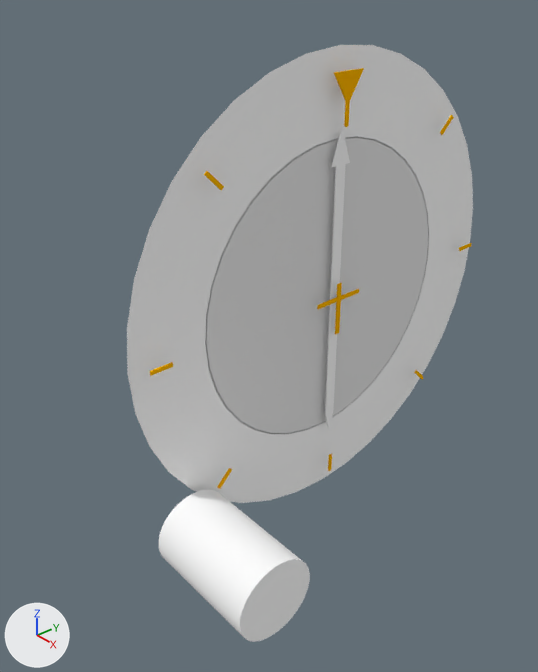
Before and after pictures for a commit that changed the Blender file dev/blender/instruments/ki227_228.blend.
Before and after are seen from a 50 mm camera at (-0.2906, -0.1271, -0.0531) aimed at (-0.3783, -0.0509, -0.1157). The axes (+X, +Y, +Z) are drawn at lower left. The lights are the same throughout.

Names of what the first picture shows: 'AircraftSymbol', 'CompassRose', 'CompassRoseCenter', 'HDGSelector', 'KI227.ADFNeedle', 'Marker'.
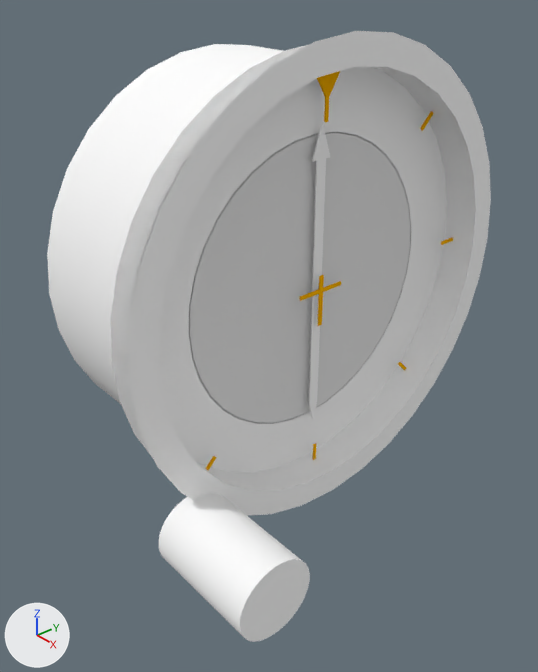
The change, as JSON lines over the scene's bpy script:
```json
{"op": "add", "block": "mat_material_001", "code": ["mat_material_001 = diffuse_material('Material.001')", "mat_material_001.base_color = (1.0, 1.0, 1.0)  # white #ffffff"]}
{"op": "add", "block": "me_circle_009", "code": ["me_circle_009 = bpy.data.meshes.new('Circle.009')", "me_circle_009.from_pydata(...)  # 128 vertices, 64 faces; spans x -0.034..-0.0003, y -0.1319..-0.0476, z -0.0421..0.0422", "me_circle_009.polygons.foreach_set('use_smooth', [True] * 64)", "me_circle_009.materials.append(mat_material_001)  # its picture is missing"]}
{"op": "set", "path": "ob_compassrosecenter.location", "old": "(-0.3719, -0.0425, -0.1079)", "new": "(-0.3763, -0.0425, -0.1079)"}
{"op": "set", "path": "ob_compassrose.location", "old": "(-0.3719, -0.0425, -0.1079)", "new": "(-0.3763, -0.0425, -0.1079)"}
{"op": "set", "path": "ob_aircraftsymbol.location", "old": "(-0.3719, -0.0425, -0.1079)", "new": "(-0.3763, -0.0425, -0.1079)"}
{"op": "add", "block": "ob_case", "code": ["ob_case = bpy.data.objects.new('Case', me_circle_009)", "ob_case.location = (-0.3691, 0.0477, -0.1076)", "ob_case.show_transparent = True"]}
```

Boxes (x1, y1, x2, y2) around the edits, measured in the pictures (538 x 672 px):
```json
{"object": "CompassRose", "change": "moved", "before": [127, 45, 473, 503], "after": [110, 44, 447, 472]}
{"object": "Case", "change": "added", "after": [47, 31, 491, 516]}
{"object": "CompassRoseCenter", "change": "moved", "before": [205, 136, 429, 434], "after": [189, 132, 411, 424]}
{"object": "AircraftSymbol", "change": "moved", "before": [317, 283, 359, 334], "after": [300, 275, 341, 326]}
```
